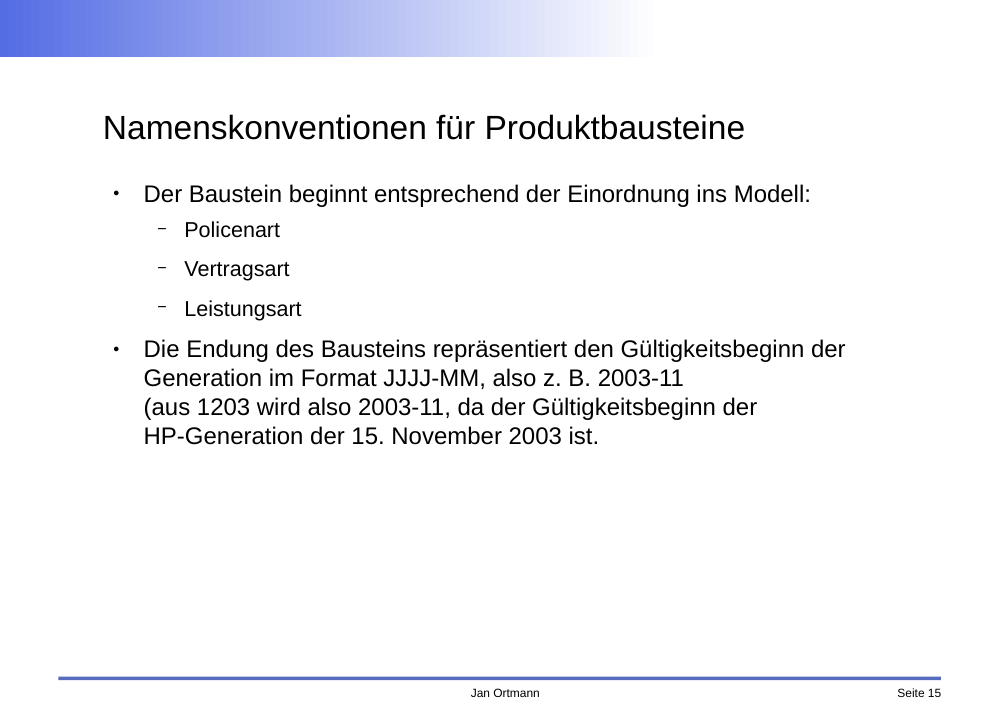
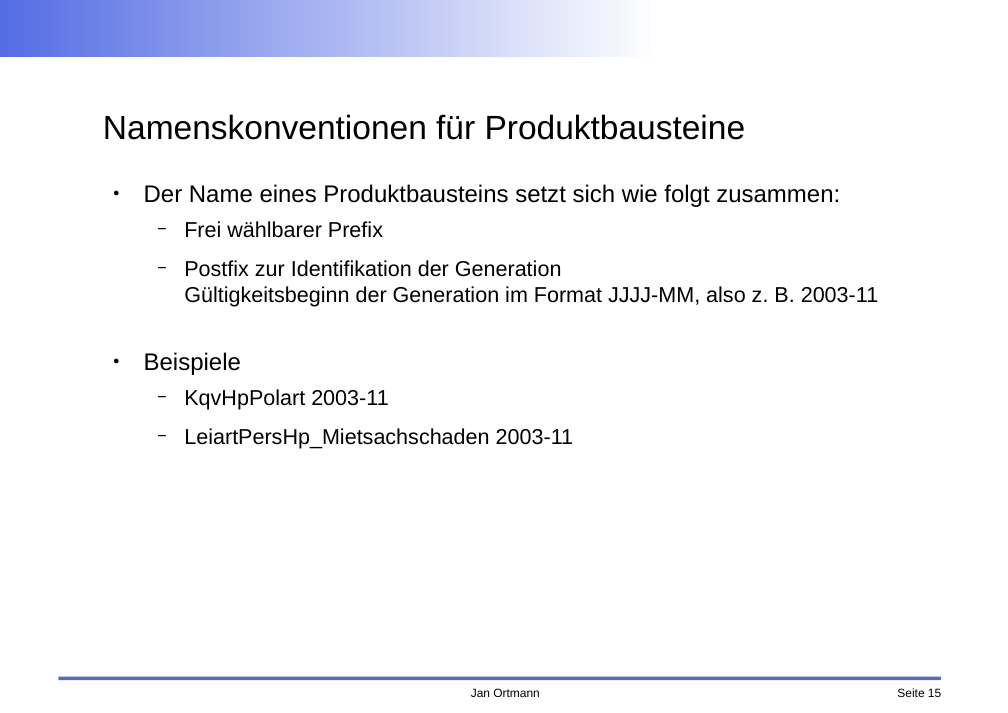
Before and after one commit to faktorips/faktorips.base, a slide deck: slide 15 of org.faktorips.doc/workshop/fachabteilung/FaktorIPS-Schulung FA Produktdefinition.odp. Drawn at 1008x713 pixels with LibreOffice and Linux fonts; fonts in the diff are those of the drawing; background and template pictures are left out. Boxes give left, top, right and bottom in pixels: in the first picture for what was removed or moved away, otherwise in the second. Text is boxed around its words. In the diff, an @@ line names an element or a change of style, - is before the commit and + after.

```diff
--- a/org.faktorips.doc/workshop/fachabteilung/FaktorIPS-Schulung FA Produktdefinition.odp
+++ b/org.faktorips.doc/workshop/fachabteilung/FaktorIPS-Schulung FA Produktdefinition.odp
@@ text at box(144, 184, 878, 449): text changed; size 20 to 18 pt @@
-● Der Baustein beginnt entsprechend der Einordnung ins Modell:
-  − Policenart
-  − Vertragsart
-  − Leistungsart
-● Die Endung des Bausteins repräsentiert den Gültigkeitsbeginn der Generation im Format JJJJ-MM, also z. B. 2003-11
-  (aus 1203 wird also 2003-11, da der Gültigkeitsbeginn der
-  HP-Generation der 15. November 2003 ist.
+● Der Name eines Produktbausteins setzt sich wie folgt zusammen:
+  − Frei wählbarer Prefix
+  − Postfix zur Identifikation der Generation
+    Gültigkeitsbeginn der Generation im Format JJJJ-MM, also z. B. 2003-11
+● Beispiele
+  − KqvHpPolart 2003-11
+  − LeiartPersHp_Mietsachschaden 2003-11
```
Also in this commit, not shown: 6 other slides changed, 1 slide added, 1 slide removed, 10 other files.
